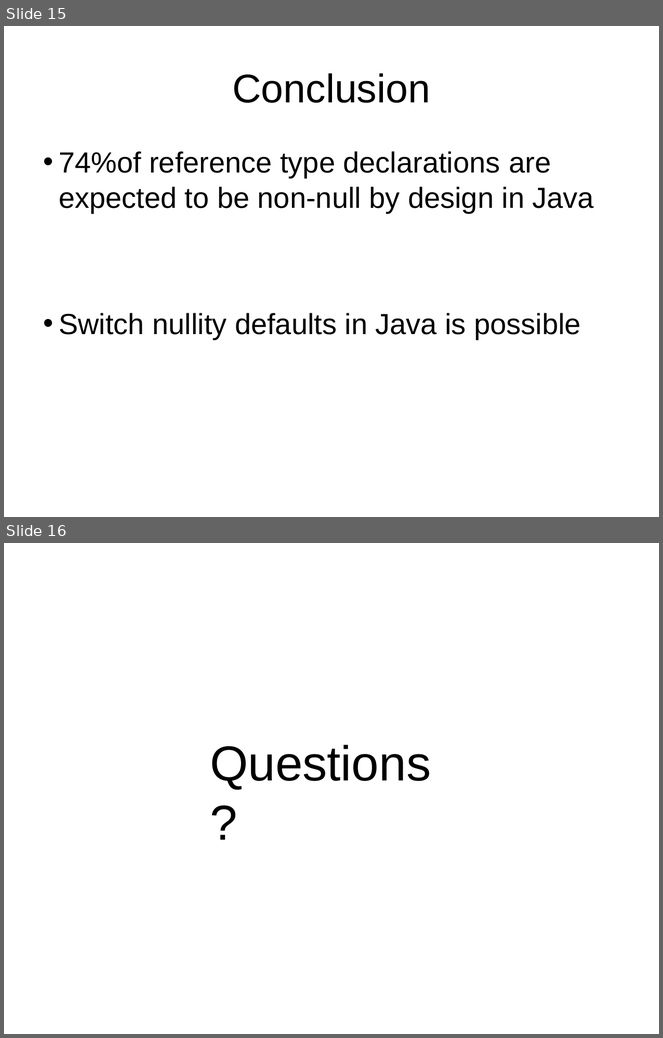
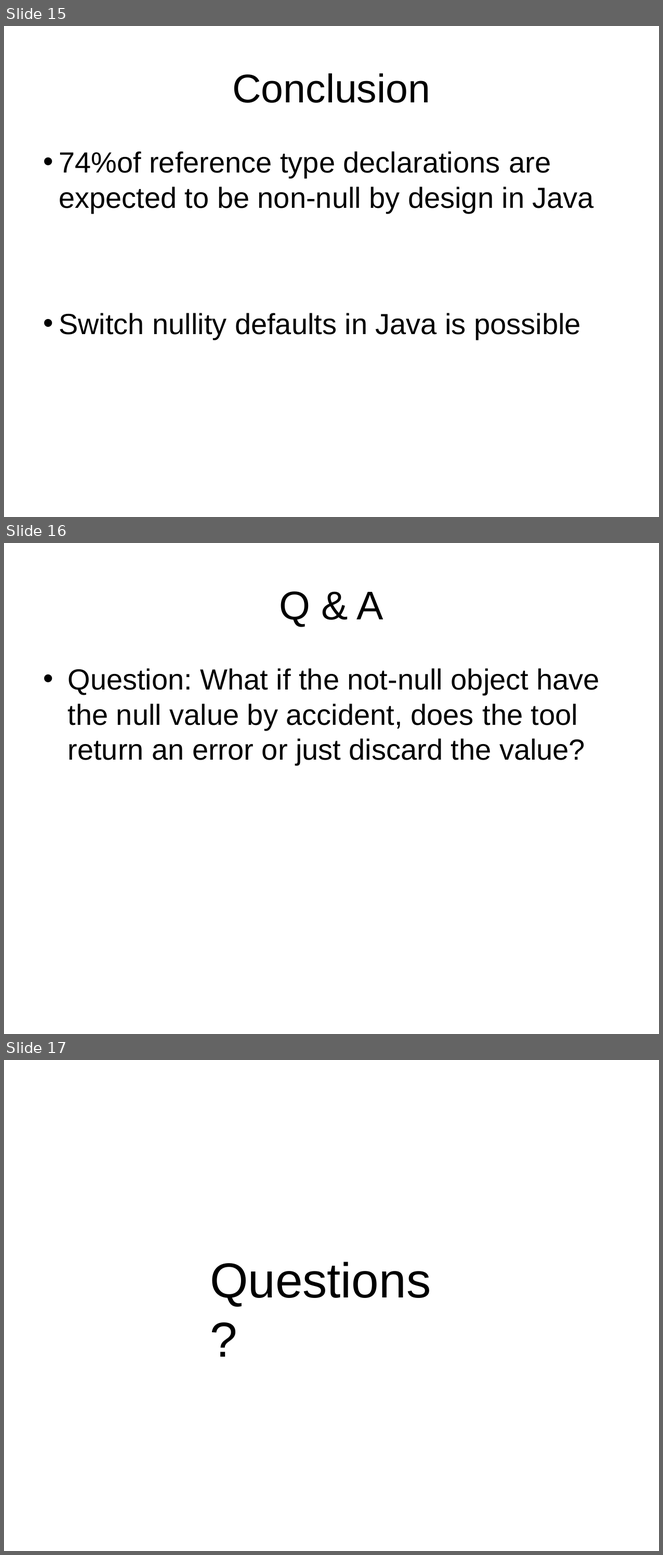
Before and after one commit to xiaohe27/Papers4Courses, a slide deck: CS527/Presentation/Non-Null-By-Default.ppt. Shown one above the other, each under a label of ours: slides 15 and 16 before the commit, slides 15, 16 and 17 after it. The pictures are 663x1038 and 663x1555 pixels, drawn with LibreOffice and Linux fonts; fonts in the diff are those of the drawing. Boxes give left, top, right and bottom in pixels: in the first picture for what was removed or moved away, otherwise in the second. Text is boxed around its words. In the diff, an @@ line names an element or a change of style, - is before the commit and + after.

```diff
--- a/CS527/Presentation/Non-Null-By-Default.ppt
+++ b/CS527/Presentation/Non-Null-By-Default.ppt
@@ slide 16 added at <box>4,543,659,1034</box>, background #FFFFFF @@
@@ title added at <box>279,591,384,627</box>, 44 pt, text #000000 @@
+Q & A
@@ text added at <box>68,668,600,766</box>, 32 pt, text #000000 @@
+• Question: What if the not-null object have the null value by accident, does the tool return an error or just discard the value?
@@ what was slide 16 is now slide 17 @@
```
Also in this commit, not shown: 1 slide changed.
